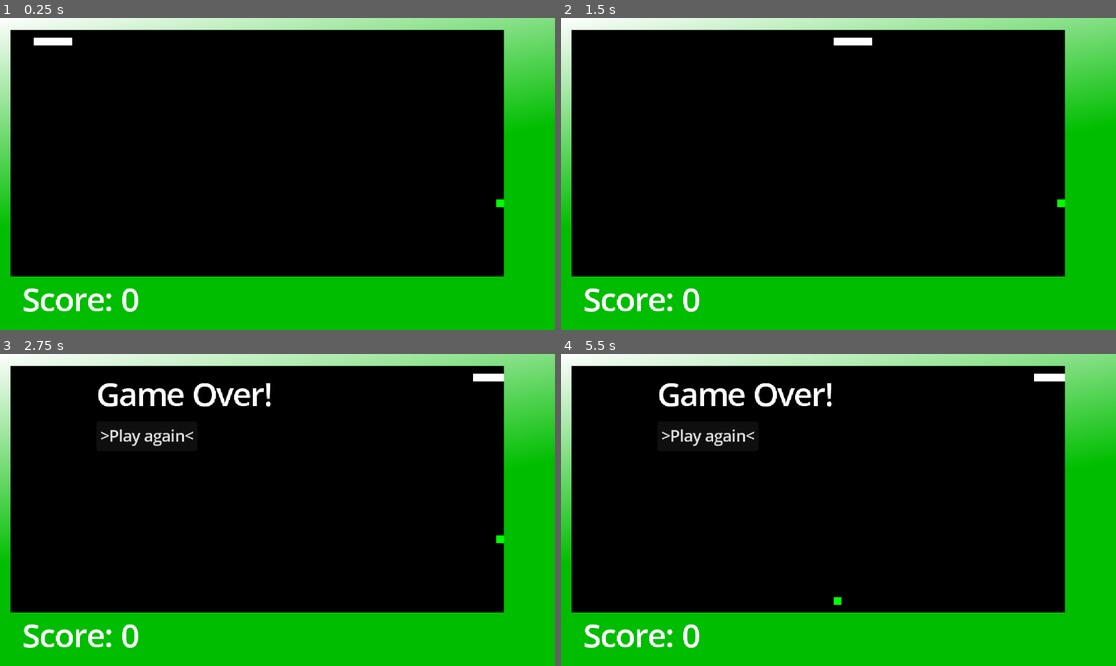
Above: before the commit, frames 1-4 (two rows, left to right).
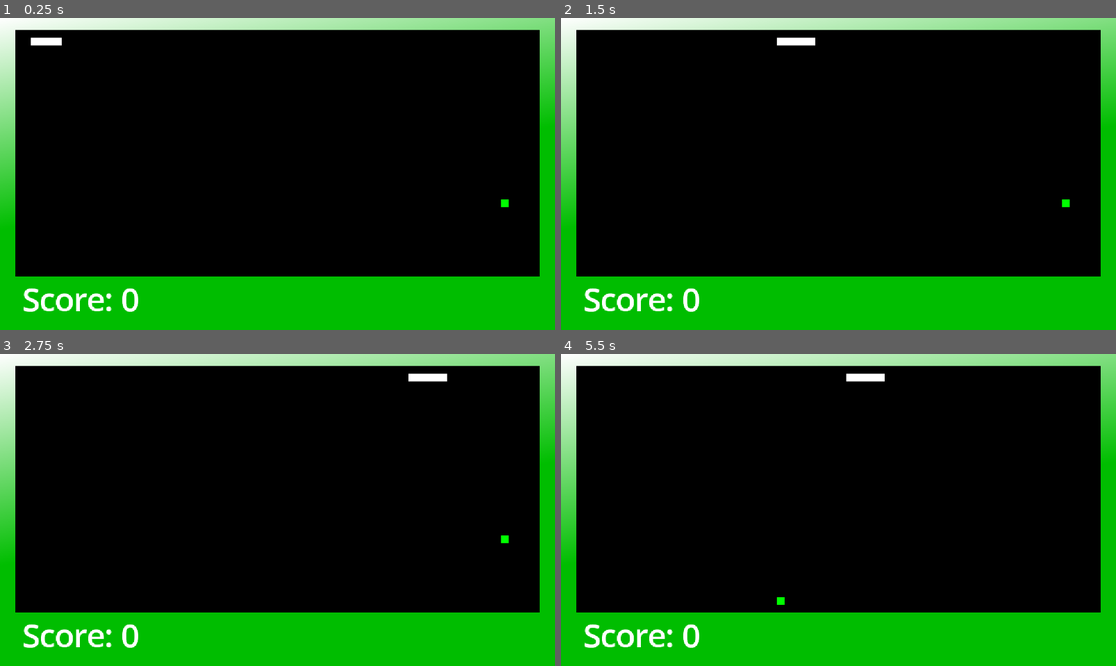
Above: after the commit, the same moments.

Repository: popcar2/GodotOS
Game: Godot game, scene res://Games/Snake/snake_scene.tscn
Same seed, same stepped clock (60 frames per second), same inputs: the game is played once before the commit and once after it. This scene is started directly instead of the project's main scene.
Inputs (mouse positions are in pixels of both pictures, inside the frame that each line leads up to):
- Up to frame 1 (0.25 s): no input
- Up to frame 2 (1.5 s): tap Enter (ui_accept) at 0.5, 1.25 s; move the mouse to (960, 158) at 0.52 s; hold D (move_right) 0.53-1.25 s; tap S (s) at 0.6 s; click (960, 158) at 0.67 s; tap Space (jump) at 0.77 s; drag from (727, 189) to (810, 236) at 1.27 s
- Up to frame 3 (2.75 s): tap Enter (ui_accept) at 2 s; move the mouse to (333, 441) at 2.02 s; hold A (move_left) from 2.03 s (still down); tap S (s) at 2.1 s
- Up to frame 4 (5.5 s): release A (move_left) at 2.75 s; click (705, 435) at 2.75 s, where only the run before the commit has a clickable ">Play again<"; click (844, 503) at 3.5 s, where only the run after the commit has a clickable "Play again"; tap Enter (ui_accept) at 4.25, 5 s; drag from (810, 572) to (672, 463) at 4.27 s; move the mouse to (1005, 556) at 5.02 s; hold D (move_right) from 5.03 s (still down); tap S (s) at 5.1 s; tap Space (jump) at 5.27 s

The runs differ from the first frame. In frame 1, 5.9% of the frame differs, in the area x 1-98%, y 3-83%; in frame 2, 6.2%; in frame 3, 7.5%; in frame 4, 7.6%.

Commit message:
Address reviewer feedback
- fix error on wall hit
- remove commented-out code
- reset score counter on game restart
- switch to RichTextLabel and scale=1
- center "game over" screen
- make restart button bigger
- center the playing board, make it wider to reduce the bezel
- slow down snake

Diff:
--- a/Games/Snake/SnakeBoard.gd
+++ b/Games/Snake/SnakeBoard.gd
@@ -9,7 +9,7 @@
 signal game_ended(final_score:int)
 
 var board_image: Image
-var sizeX := 64
+var sizeX := 68
 var sizeY := 32
 @export var bg_color: Color = Color.BLACK
 @export var snake_color: Color = Color.WHITE
@@ -24,11 +24,12 @@
 var initial_length := 5
 var length_increase := 10
 var time: float = 0.0
-var time_per_tick := 1.0/25.0
+var time_per_tick := 1.0/20.0
 var inputs: Array[Vector2i] = []
 var score:= 0
 var apple: Vector2i = Vector2i(10,10)
 var playing:= true
+
 
 # Called when the node enters the scene tree for the first time.
 func _ready() -> void:
@@ -65,6 +66,7 @@
 	playing = true
 
 func init_game() -> void:
+	inc_score(-score)
 	board_image.fill(bg_color)
 	self.texture.update(board_image)
 	head = Vector2i(1,1)
@@ -111,6 +113,10 @@
 		if new_dir != -dir:
 			dir = new_dir
 	head += dir
+	if !in_bounds(head):
+		# hit the edge, you die
+		game_over()
+		return
 	var gone: Vector2i = body.pop_back()
 	body.push_front(head)
 	var pix: Color = board_image.get_pixel(head.x, head.y)
@@ -120,17 +126,10 @@
 	self.texture.update(board_image)
 	if pix == snake_color:
 		# self-collision, you die.
-		print("Self-collision - You died!")
 		game_over()
-		#init_game()
 		return
 	elif pix == apple_color:
 		eat_apple()
-	if !in_bounds(head):
-		print("Out of bounds - You died!")
-		game_over()
-		#init_game()
-		return
 
 
 func _on_play_button_pressed() -> void:
--- a/Games/Snake/SnakeGameOver.gd
+++ b/Games/Snake/SnakeGameOver.gd
@@ -1,15 +1,6 @@
 extends Control
 
 signal new_game_should_start
-
-# Called when the node enters the scene tree for the first time.
-func _ready() -> void:
-	pass # Replace with function body.
-
-
-# Called every frame. 'delta' is the elapsed time since the previous frame.
-func _process(delta: float) -> void:
-	pass
 
 
 func _on_board_game_ended(final_score: int) -> void:
--- a/Games/Snake/SnakeLabel.gd
+++ b/Games/Snake/SnakeLabel.gd
@@ -1,14 +1,4 @@
-extends Label
-
-
-# Called when the node enters the scene tree for the first time.
-func _ready() -> void:
-	pass # Replace with function body.
-
-
-# Called every frame. 'delta' is the elapsed time since the previous frame.
-func _process(delta: float) -> void:
-	pass
+extends RichTextLabel
 
 
 func _on_board_score_updated(old_score: Variant, new_score: Variant) -> void:
--- a/Games/Snake/snake_scene.tscn
+++ b/Games/Snake/snake_scene.tscn
@@ -18,13 +18,8 @@
 
 [sub_resource type="GradientTexture2D" id="GradientTexture2D_mt1rj"]
 gradient = SubResource("Gradient_sbx2e")
+width = 68
 height = 32
-
-[sub_resource type="LabelSettings" id="LabelSettings_jdgya"]
-font_size = 64
-
-[sub_resource type="LabelSettings" id="LabelSettings_agtc8"]
-font_size = 64
 
 [node name="SnakeScene" type="Control"]
 texture_filter = 1
@@ -38,18 +33,22 @@
 centered = false
 
 [node name="Board" type="Sprite2D" parent="Background"]
-position = Vector2(534, 281)
+position = Vector2(576, 281)
 scale = Vector2(16, 16)
 texture = SubResource("GradientTexture2D_mt1rj")
 script = ExtResource("1_vn6nx")
 
-[node name="Label" type="Label" parent="Background"]
+[node name="Label" type="RichTextLabel" parent="Background"]
 offset_left = 46.0
 offset_top = 541.0
-offset_right = 288.0
+offset_right = 446.0
 offset_bottom = 631.0
+theme_override_font_sizes/normal_font_size = 64
+theme_override_font_sizes/bold_font_size = 64
+theme_override_font_sizes/italics_font_size = 64
+theme_override_font_sizes/bold_italics_font_size = 64
+theme_override_font_sizes/mono_font_size = 64
 text = "Score: 0"
-label_settings = SubResource("LabelSettings_jdgya")
 script = ExtResource("2_36w75")
 
 [node name="GameOver" type="Control" parent="."]
@@ -61,20 +60,23 @@
 offset_bottom = 40.0
 script = ExtResource("3_fyb7g")
 
-[node name="Label" type="Label" parent="GameOver"]
+[node name="Label" type="RichTextLabel" parent="GameOver"]
 layout_mode = 0
-offset_right = 40.0
-offset_bottom = 22.3333
+offset_left = 203.0
+offset_top = 75.0
+offset_right = 611.0
+offset_bottom = 185.0
+theme_override_font_sizes/normal_font_size = 64
 text = "Game Over!"
-label_settings = SubResource("LabelSettings_agtc8")
 
 [node name="Button" type="Button" parent="GameOver"]
 layout_mode = 0
-offset_top = 100.0
-offset_right = 87.0
-offset_bottom = 131.0
-scale = Vector2(2, 2)
-text = ">Play again<"
+offset_left = 194.0
+offset_top = 220.0
+offset_right = 589.0
+offset_bottom = 318.0
+theme_override_font_sizes/font_size = 64
+text = "Play again"
 
 [connection signal="game_ended" from="Background/Board" to="GameOver" method="_on_board_game_ended"]
 [connection signal="score_updated" from="Background/Board" to="Background/Label" method="_on_board_score_updated"]
Not shown: 1 places in Games/Snake/snake_scene.tscn that only renumber resources
